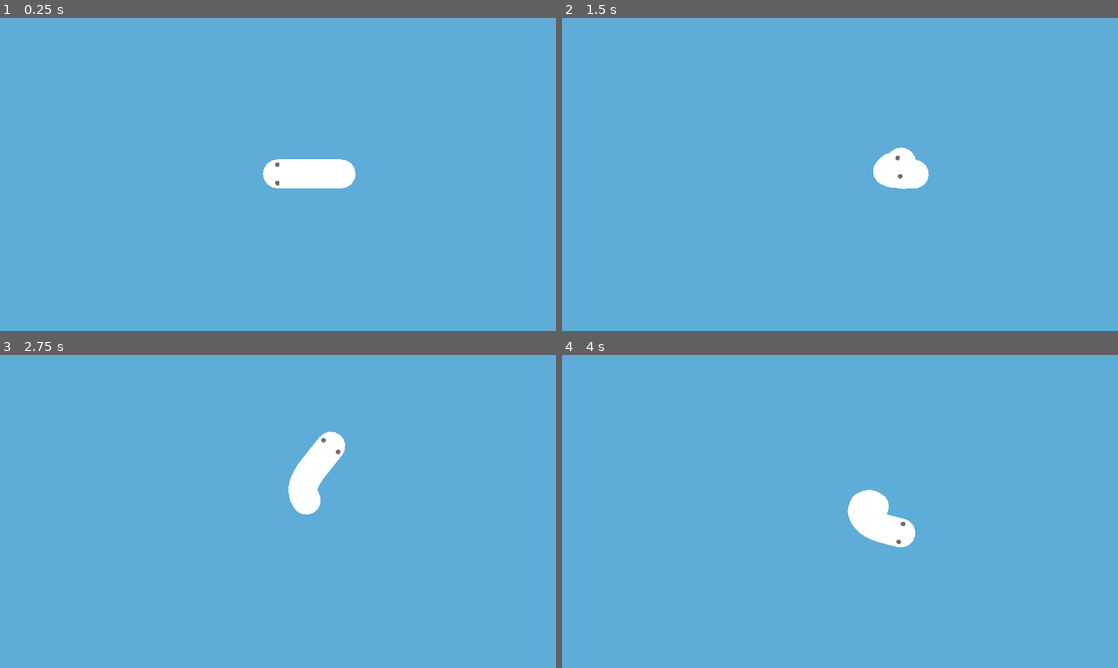
Above: before the commit, frames 1-4 (two rows, left to right).
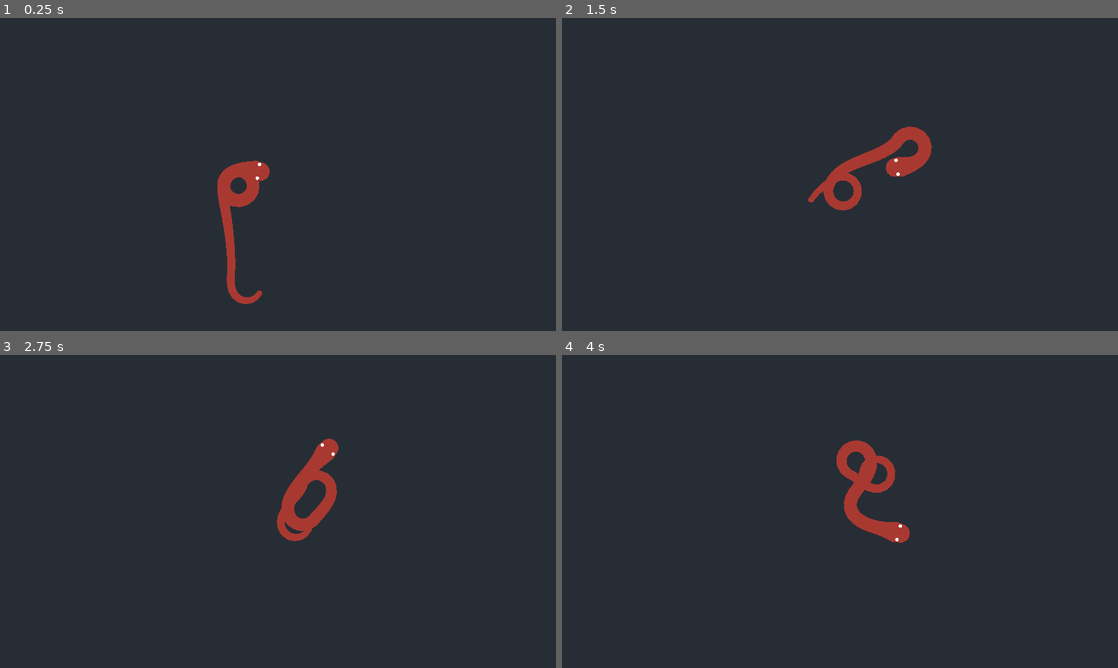
Above: after the commit, the same moments.

Repository: Dowsley/procedural-vivarium
Game: Godot game, scene res://src/game.tscn
Same seed, same stepped clock (60 frames per second), same inputs: the game is played once before the commit and once after it.
Inputs (mouse positions are in pixels of both pictures, inside the frame that each line leads up to):
- Up to frame 1 (0.25 s): no input
- Up to frame 2 (1.5 s): move the mouse to (962, 158) at 0.52 s; move the mouse to (728, 190) at 1.27 s
- Up to frame 3 (2.75 s): move the mouse to (333, 442) at 2.02 s
- Up to frame 4 (4 s): move the mouse to (812, 574) at 2.77 s; move the mouse to (1006, 558) at 3.52 s

The runs differ from the first frame. In frame 1, 100% of the frame differs, in the area x 0-100%, y 0-100%; in frame 2, 100%; in frame 3, 100%; in frame 4, 100%.

Commit message:
Major refactoring, adding snakes

Diff:
--- a/project.godot
+++ b/project.godot
@@ -14,6 +14,10 @@
 run/main_scene="res://src/game.tscn"
 config/features=PackedStringArray("4.3", "GL Compatibility")
 config/icon="res://assets/maybe_new_icon.png"
+
+[autoload]
+
+ConstraintUtil="*res://src/utils/contraint_util.gd"
 
 [display]
 
@@ -34,4 +38,4 @@
 
 renderer/rendering_method="gl_compatibility"
 renderer/rendering_method.mobile="gl_compatibility"
-environment/defaults/default_clear_color=Color(0.36859, 0.67899, 0.84549, 1)
+environment/defaults/default_clear_color=Color(0.152941, 0.176471, 0.207843, 1)
--- /dev/null
+++ b/src/chain.gd
@@ -0,0 +1,48 @@
+extends Line2D
+class_name Chain
+
+
+## Space between joints.
+var joint_count: int
+## Space between joints.
+var link_size: int
+## Max angle diff between two adjacent joints, higher = loose, lower = rigid
+var angle_constraint: float
+
+# Only used in non-FABRIK resolution
+var angles: Array[float]
+
+
+func initialize(joint_count: int, link_size: int, angle_constraint: float) -> void:
+	self.joint_count = joint_count
+	self.link_size = link_size
+	self.angle_constraint = angle_constraint
+
+	points.clear()
+	angles.clear()
+	add_point(Vector2.ZERO)
+	angles.push_back(0.0);
+	for i in range(joint_count):
+		add_point(points[i-1] + Vector2(0, link_size))
+		angles.push_back(0.0)
+
+
+func resolve(pos: Vector2) -> void:
+	angles[0] = (pos - points[0]).angle()
+	points[0] = pos
+	for i in range(1, points.size()):
+		var curr_angle := (points[i-1] - points[i]).angle()
+		angles[i] = ConstraintUtil.constrain_angle(curr_angle, angles[i-1], angle_constraint)
+		points[i] = points[i-1] - Vector2.RIGHT.rotated(angles[i]).normalized() * link_size
+
+
+func fabrik_resolve(pos: Vector2, anchor: Vector2) -> void:
+	# Forward pass
+	points[0] = pos
+	for i in range(1, points.size()):
+		points[i] = ConstraintUtil.constrain_distance(points[i], points[i-1], link_size)
+
+	# Backward pass
+	points[points.size() - 1] = anchor
+	for i in range(points.size() - 2, -1, -1):
+		points[i] = ConstraintUtil.constrain_distance(points[i], points[i-1], link_size)
--- /dev/null
+++ b/src/chain.tscn
@@ -0,0 +1,6 @@
+[gd_scene load_steps=2 format=3 uid="uid://roqrpsxgbc8g"]
+
+[ext_resource type="Script" path="res://src/chain.gd" id="1_jh3u7"]
+
+[node name="Chain" type="Line2D"]
+script = ExtResource("1_jh3u7")
--- a/src/eye.gd
+++ b/src/eye.gd
@@ -1,5 +1,13 @@
 extends Node2D
+
+var width := 4
+var color := Color.WHITE
+
+
+func initialize(width: int, color: Color) -> void:
+	self.width = width
+	self.color = color
 
 
 func _draw() -> void:
-	draw_circle(Vector2(), 4, Color.BLACK)
+	draw_circle(Vector2(), width, color)
--- a/src/eye.tscn
+++ b/src/eye.tscn
@@ -3,5 +3,4 @@
 [ext_resource type="Script" path="res://src/eye.gd" id="1_vqqut"]
 
 [node name="Eye" type="Node2D"]
-modulate = Color(1, 1, 1, 0.568627)
 script = ExtResource("1_vqqut")
--- a/src/game.tscn
+++ b/src/game.tscn
@@ -1,6 +1,6 @@
 [gd_scene load_steps=3 format=3 uid="uid://bif56bhg6uym3"]
 
-[ext_resource type="PackedScene" uid="uid://cbr76dv68oqtt" path="res://src/lizard.tscn" id="1_i28ue"]
+[ext_resource type="PackedScene" uid="uid://cbr76dv68oqtt" path="res://src/snake.tscn" id="1_i28ue"]
 [ext_resource type="Script" path="res://src/game.gd" id="1_keh2g"]
 
 [node name="Game" type="Node2D"]
@@ -10,7 +10,5 @@
 position = Vector2(951, 544)
 zoom = Vector2(2, 2)
 
-[node name="Lizard" parent="." instance=ExtResource("1_i28ue")]
-position = Vector2(950, 543)
-width_curve = null
-texture = null
+[node name="Snake" parent="." instance=ExtResource("1_i28ue")]
+position = Vector2(871, 531)
--- a/src/lizard.gd
+++ /dev/null
@@ -1,85 +0,0 @@
-extends Line2D
-class_name Koi
-
-@onready var left_eye: Node2D = $LeftEye
-@onready var right_eye: Node2D = $RightEye
-
-@export var num_segments := 5
-@export var radius := 20
-@export var move_speed := 100
-
-const CLOSE_ENOUGH_TO_MOUSE_RADIUS := 10
-
-var dist_segments := radius / 2
-var random_turn_angle := 0.0
-
-var head: Vector2
-var velocity: Vector2
-
-
-func _ready() -> void:
-	init_segments()
-	width = radius
-
-
-func _process(delta: float) -> void:
-	if not should_stop():
-		update_velocity(delta)
-		update_head_pos()
-
-	update_segments()
-	update_eye_positions()
-
-
-# Assumes the only changed segment was the head
-func update_segments() -> void:
-	for i in range(1, points.size()):
-		points[i] = constrain_distance(
-			points[i], points[i-1], dist_segments
-		);
-	queue_redraw()
-
-
-func update_velocity(delta: float) -> void:
-	var mouse_position: Vector2 = get_global_mouse_position()
-	var current_position: Vector2 = to_global(head)
-	var direction: Vector2 = (mouse_position - current_position).normalized()
-	velocity = direction * move_speed * delta
-
-
-func update_head_pos() -> void:
-	var new_pos: Vector2 = head + velocity
-	points[0] = Vector2(new_pos)
-	head = points[0]
-
-
-func init_segments() -> void:
-	points.clear()
-	var curr := Vector2.ZERO
-	for i in range(num_segments):
-		add_point(curr)
-		curr.x += dist_segments
-	head = points[0]
-
-
-func should_stop() -> bool:
-	return abs(get_global_mouse_position().distance_to(to_global(head))) <= CLOSE_ENOUGH_TO_MOUSE_RADIUS
-
-
-func constrain_distance(point: Vector2, anchor: Vector2, distance: float) -> Vector2:
-	return ((point - anchor).normalized() * distance) + anchor
-
-
-func update_eye_positions() -> void:
-	var angle := velocity.angle()
-	var offset := Vector2(radius/3, 0).rotated(angle)
-
-	# Position the eyes relative to the head position
-	left_eye.position = head + offset.rotated(deg_to_rad(90))
-	right_eye.position = head + offset.rotated(deg_to_rad(-90))
-
-
-#func load_texture(tex: Texture2D) -> void:
-	#texture = tex.duplicate()
-	#texture.noise = texture.noise.duplicate()
-	#texture.noise.seed = randi()
--- a/src/lizard.tscn
+++ /dev/null
@@ -1,27 +0,0 @@
-[gd_scene load_steps=5 format=3 uid="uid://cbr76dv68oqtt"]
-
-[ext_resource type="Script" path="res://src/lizard.gd" id="1_aic7n"]
-[ext_resource type="Texture2D" uid="uid://iac4x6g7nxux" path="res://assets/square.png" id="1_vkeu8"]
-[ext_resource type="PackedScene" uid="uid://vmvbp3nctl1h" path="res://src/eye.tscn" id="4_4aotf"]
-
-[sub_resource type="Curve" id="Curve_mtsgr"]
-_data = [Vector2(0.110526, 0.494505), 0.0, 0.0, 0, 0]
-point_count = 1
-
-[node name="Lizard" type="Line2D"]
-width = 20.0
-width_curve = SubResource("Curve_mtsgr")
-texture = ExtResource("1_vkeu8")
-texture_mode = 2
-joint_mode = 2
-begin_cap_mode = 2
-end_cap_mode = 2
-antialiased = true
-script = ExtResource("1_aic7n")
-num_segments = 12
-radius = 50
-move_speed = 200
-
-[node name="LeftEye" parent="." instance=ExtResource("4_4aotf")]
-
-[node name="RightEye" parent="." instance=ExtResource("4_4aotf")]
--- /dev/null
+++ b/src/snake.gd
@@ -0,0 +1,60 @@
+extends Node2D
+class_name Snake
+
+@onready var spine: Chain = $Spine
+@onready var left_eye: Node2D = $LeftEye
+@onready var right_eye: Node2D = $RightEye
+
+@export_category("Chain Settings")
+@export var joint_count := 48
+@export var link_size := 64
+@export var angle_constraint := PI/8
+
+@export_category("Behaviour and Appearance")
+@export var eye_size := 4
+@export var eye_color := Color.WHITE
+@export var move_speed := 100
+
+const CLOSE_ENOUGH_TO_MOUSE_RADIUS := 10
+
+var velocity: Vector2
+
+
+func _ready() -> void:
+	spine.initialize(joint_count, link_size, angle_constraint);
+	left_eye.initialize(eye_size, eye_color)
+	right_eye.initialize(eye_size, eye_color)
+
+
+func _process(delta: float) -> void:
+	var head_pos := spine.points[0]
+	if not should_stop(head_pos):
+		update_velocity(delta, head_pos)
+		var target_pos := compute_new_pos(head_pos)
+		spine.resolve(target_pos)
+		update_eye_positions(head_pos)
+	queue_redraw()
+
+
+func update_velocity(delta: float, head_pos: Vector2) -> void:
+	var mouse_position: Vector2 = get_global_mouse_position()
+	var current_position: Vector2 = to_global(head_pos)
+	var direction: Vector2 = (mouse_position - current_position).normalized()
+	velocity = direction * move_speed * delta
+
+
+func compute_new_pos(head_pos: Vector2) -> Vector2:
+	return head_pos + velocity
+
+
+func should_stop(head_pos: Vector2) -> bool:
+	return abs(get_global_mouse_position().distance_to(to_global(head_pos))) <= CLOSE_ENOUGH_TO_MOUSE_RADIUS
+
+
+func update_eye_positions(head_pos: Vector2) -> void:
+	var angle := velocity.angle()
+	var offset := Vector2(link_size+2, 0).rotated(angle)
+
+	# Position the eyes relative to the head position
+	left_eye.position = head_pos + offset.rotated(deg_to_rad(90))
+	right_eye.position = head_pos + offset.rotated(deg_to_rad(-90))
--- /dev/null
+++ b/src/snake.tscn
@@ -0,0 +1,34 @@
+[gd_scene load_steps=7 format=3 uid="uid://cbr76dv68oqtt"]
+
+[ext_resource type="Script" path="res://src/snake.gd" id="1_aic7n"]
+[ext_resource type="PackedScene" uid="uid://roqrpsxgbc8g" path="res://src/chain.tscn" id="3_taoyk"]
+[ext_resource type="PackedScene" uid="uid://vmvbp3nctl1h" path="res://src/eye.tscn" id="4_4aotf"]
+[ext_resource type="Texture2D" uid="uid://iac4x6g7nxux" path="res://assets/square.png" id="4_t4wbf"]
+
+[sub_resource type="ShaderMaterial" id="ShaderMaterial_8h3e5"]
+
+[sub_resource type="Curve" id="Curve_u6o4h"]
+_data = [Vector2(0.00268817, 0.818576), 0.0, 0.0, 0, 0, Vector2(0.0430107, 0.931184), -5.81809, -5.81809, 0, 0, Vector2(0.129032, 0.568335), 0.0, 0.0, 0, 0, Vector2(0.247368, 0.56044), 0.0, 0.0, 0, 0, Vector2(0.863158, 0.340659), 0.0, 0.0, 0, 0, Vector2(1, 0.241758), 0.0, 0.0, 0, 0]
+point_count = 6
+
+[node name="Snake" type="Node2D"]
+script = ExtResource("1_aic7n")
+link_size = 10
+eye_size = 3
+move_speed = 200
+
+[node name="Spine" parent="." instance=ExtResource("3_taoyk")]
+material = SubResource("ShaderMaterial_8h3e5")
+width = 40.0
+width_curve = SubResource("Curve_u6o4h")
+default_color = Color(0.658824, 0.223529, 0.192157, 1)
+texture = ExtResource("4_t4wbf")
+texture_mode = 2
+joint_mode = 2
+begin_cap_mode = 2
+end_cap_mode = 2
+antialiased = true
+
+[node name="LeftEye" parent="." instance=ExtResource("4_4aotf")]
+
+[node name="RightEye" parent="." instance=ExtResource("4_4aotf")]
--- /dev/null
+++ b/src/utils/contraint_util.gd
@@ -0,0 +1,38 @@
+extends Node
+
+# Constrain the vector to be at a certain range of the anchor
+func constrain_distance(pos: Vector2, anchor: Vector2, constraint: float) -> Vector2:
+	return anchor + (pos - anchor).normalized() * constraint
+
+
+# Constrain the angle to be within a certain range of the anchor
+func constrain_angle(angle: float, anchor: float, constraint: float) -> float:
+	if abs(relative_angle_diff(angle, anchor)) <= constraint:
+		return simplify_angle(angle)
+
+	if relative_angle_diff(angle, anchor) > constraint:
+		return simplify_angle(anchor - constraint)
+
+	return simplify_angle(anchor + constraint)
+
+
+# i.e. How many radians do you need to turn the angle to match the anchor?
+func relative_angle_diff(angle: float, anchor: float) -> float:
+	# Since angles are represented by values in [0, TAU), it's helpful to rotate
+	# the coordinate space such that PI is at the anchor. That way we don't have
+	# to worry about the "seam" between 0 and TAU.
+	angle = simplify_angle(angle + PI - anchor)
+	anchor = PI
+
+	return anchor - angle
+
+
+# Simplify the angle to be in the range [0, TAU)
+func simplify_angle(angle: float) -> float:
+	while angle >= TAU:
+		angle -= TAU
+
+	while angle < 0:
+		angle += TAU
+
+	return angle
